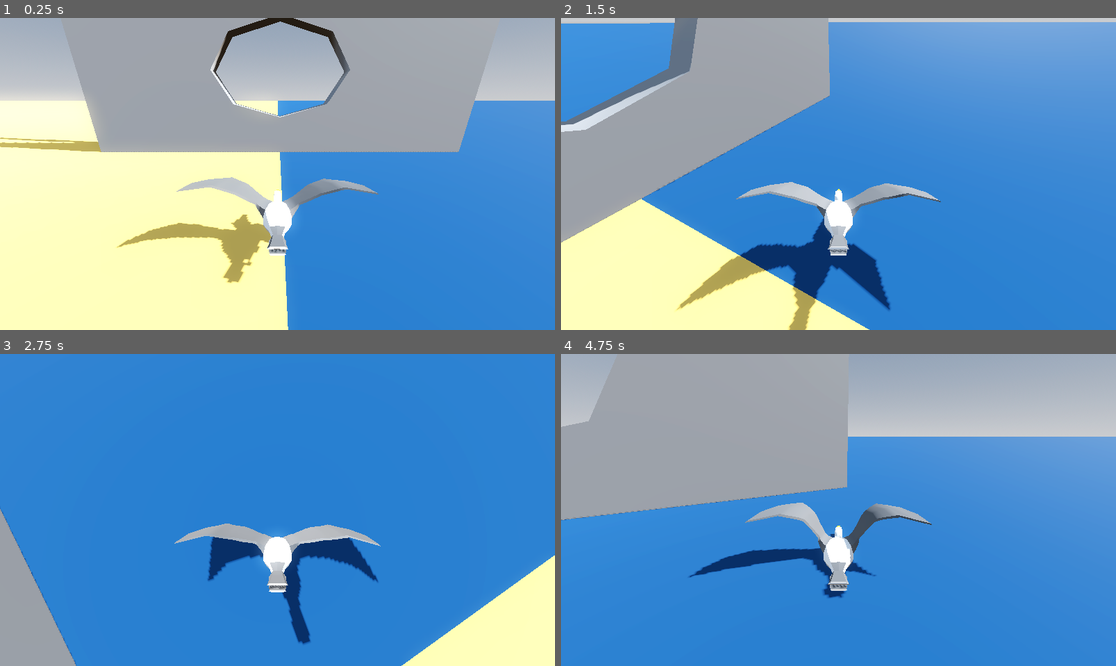
Above: before the commit, frames 1-4 (two rows, left to right).
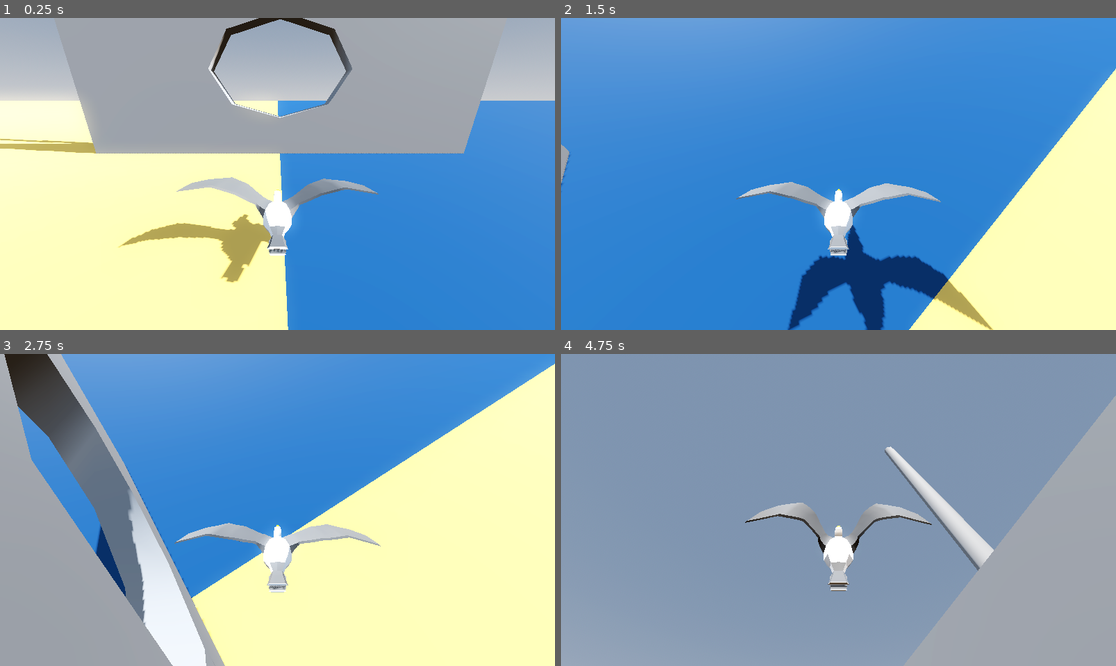
Above: after the commit, the same moments.

Repository: Wiwiweb/StMaloGull
Game: Godot game, scene res://main.tscn
Two runs of this game, one before a commit and one after it. Both use one fixed random seed, a clock stepped at 60 frames per second and the inputs below.
Inputs:
- Up to frame 1 (0.25 s): no input
- Up to frame 2 (1.5 s): hold D (move_right) 0.53-1.28 s; hold S (move_down) from 1.28 s (still down)
- Up to frame 3 (2.75 s): release S (move_down) at 2.03 s; hold D (move_right) from 2.03 s (still down)
- Up to frame 4 (4.75 s): release D (move_right) at 2.78 s; hold W (move_up) 2.78-3.53 s; hold A (move_left) from 3.53 s (still down)

The runs differ from the first frame. In frame 1, 2.2% of the frame differs, in the area x 0-88%, y 0-85%; in frame 2, 65%; in frame 3, 66%; in frame 4, 99%, in the area x 0-100%, y 0-100%.

Commit message:
Move backwards on collision

Diff:
--- a/main.tscn
+++ b/main.tscn
@@ -71,8 +71,9 @@
 
 [node name="Player" parent="." instance=ExtResource("1_ig7tw")]
 transform = Transform3D(-4.371139e-08, 0, 1, 0, 1, 0, -1, 0, -4.371139e-08, -0.5, 2.6000004, 32.5)
-forward_velocity = 10.115
-max_turn_rate = 1.475
+forward_velocity = 15.0
+stunned_back_velocity = 30.0
+max_turn_rate = 3.0
 
 [node name="Node3D" type="Node3D" parent="."]
 transform = Transform3D(1, 0, 0, 0, 1, 0, 0, 0, 1, 16.400002, 0, 60.4)
--- a/scenes/player/player.gd
+++ b/scenes/player/player.gd
@@ -1,12 +1,39 @@
 extends CharacterBody3D
 
+enum State {
+	IDLE,
+	STUNNED,
+}
+
+@onready var stun_timer : Timer = $StunTimer
+
 @export var forward_velocity : float
+@export var stunned_back_velocity : float
 @export var max_turn_rate : float
 
+var state : State = State.IDLE
+
 func _physics_process(delta: float) -> void:
-	var joystick_vector := Input.get_vector("move_left", "move_right", "move_down", "move_up")
-	rotation.y = rotation.y + -joystick_vector.x * max_turn_rate * delta
-	rotation.z = rotation.z + joystick_vector.y * max_turn_rate * delta
+	var motion := Vector3.ZERO
+	if state == State.IDLE:
+		var joystick_vector := Input.get_vector("move_left", "move_right", "move_down", "move_up")
+		rotation.y = rotation.y + -joystick_vector.x * max_turn_rate * delta
+		rotation.z = rotation.z + joystick_vector.y * max_turn_rate * delta
 
-	velocity = basis.x * forward_velocity
-	move_and_slide()
+		motion = basis.x * forward_velocity * delta
+	elif state == State.STUNNED:
+		motion = basis.x * -stunned_back_velocity * stun_timer.time_left/stun_timer.wait_time * delta
+
+	var collision := move_and_collide(motion)
+	if collision:
+		get_stunned()
+
+func get_stunned() -> void:
+	print("Stunned!")
+	state = State.STUNNED
+	stun_timer.start()
+
+
+func _on_stun_timer_timeout() -> void:
+	print("Recovered from stun")
+	state = State.IDLE
--- a/scenes/player/player.tscn
+++ b/scenes/player/player.tscn
@@ -4,14 +4,15 @@
 [ext_resource type="PackedScene" uid="uid://dehxd7kwe4gpw" path="res://scenes/player/seagull_local.tscn" id="2_dovo2"]
 
 [sub_resource type="SphereShape3D" id="SphereShape3D_g2els"]
+radius = 1.7
 
 [sub_resource type="SphereMesh" id="SphereMesh_qhqgy"]
 
 [node name="CharacterBody3D" type="CharacterBody3D"]
 script = ExtResource("1_3vyb7")
-forward_velocity = 500.0
 
 [node name="CollisionShape3D" type="CollisionShape3D" parent="."]
+transform = Transform3D(1, 0, 0, 0, 1, 0, 0, 0, 1, 1.3, 0, -0.1)
 shape = SubResource("SphereShape3D_g2els")
 
 [node name="Camera3D" type="Camera3D" parent="."]
@@ -22,3 +23,9 @@
 [node name="MeshInstance3D" type="MeshInstance3D" parent="."]
 visible = false
 mesh = SubResource("SphereMesh_qhqgy")
+
+[node name="StunTimer" type="Timer" parent="."]
+process_callback = 0
+wait_time = 1.5
+
+[connection signal="timeout" from="StunTimer" to="." method="_on_stun_timer_timeout"]
